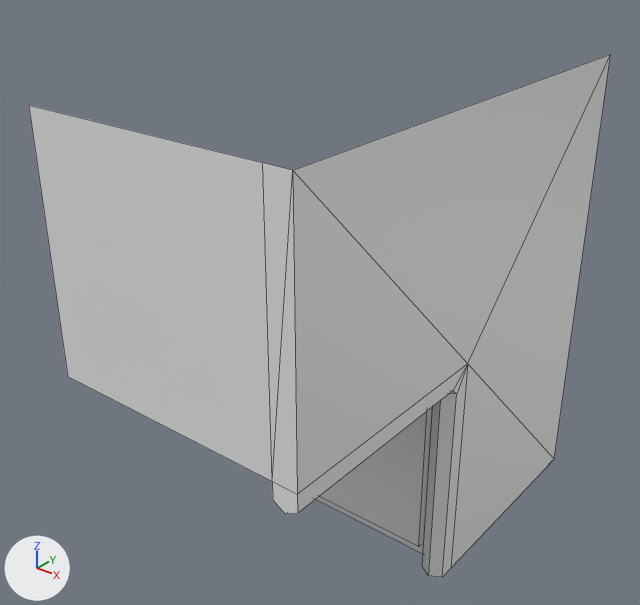
Before and after pictures for a commit that changed the OBJ model PestWars/models/kitchenCornerCabinet.obj.
Rendered twice from a 50 mm lens placed at (24.8, -16.2, 21.2), pointed at (4.3, 9.5, 5.2). The axes (+X, +Y, +Z) are drawn at lower left. The lights are the same throughout. Mesh edges are drawn as thin lines. Where no turn or scale is listed for an object, it has been applied to the vertices.
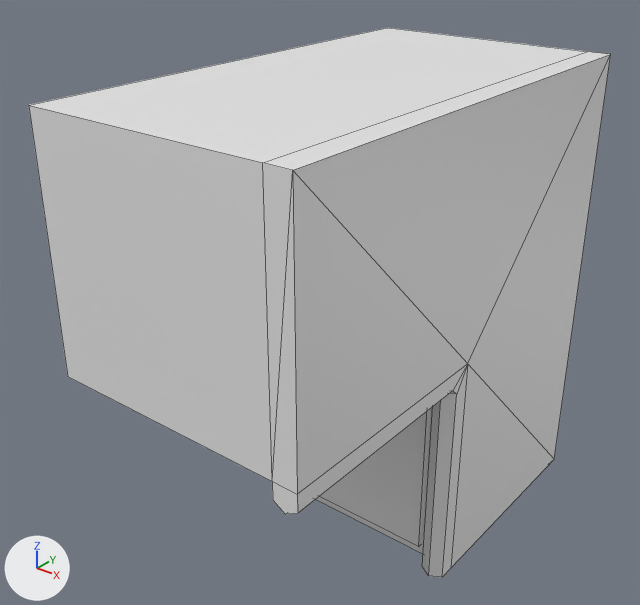
The newer file is also turned or shifted as a whole; pictures and numbers use the older file's frame.

The change, as a diff of the scene's bpy script:
```diff
--- a/PestWars/models/kitchenCornerCabinet.obj.py
+++ b/PestWars/models/kitchenCornerCabinet.obj.py
@@ me_cube_001 @@
 me_cube_001.from_pydata(...)  # 44 vertices, 36 faces; spans x 0.0..11.0, y 0.0..20.0, z -5.5..14.5
 # used by ob_cube_001; location = (0.0, 0.0, 0.0)
 # verts and faces of me_cube_001; kept vertices keep their numbers, new ones are numbered from 44
 # before: 0 (0.0, 0.0, 14.5) at pixel (28, 105), 4 (11.0, 0.0, 14.5) at pixel (292, 170), 21 (0.0, 20.0, -5.5), 25 (11.0, 20.0, -5.5) at pixel (554, 459), 41 (11.0, 20.0, 14.5) at pixel (610, 54)
 # before: 42 (10.0, 20.0, -5.5), 43 (10.0, 0.0, 14.5) at pixel (262, 162)
+# me_cube_001 part 1
+verts[44] = (0.0, 20.0, 14.5)  # pixel (387, 27)
+verts[45] = (10.0, 20.0, 14.5)  # pixel (587, 51)
+faces += [(4, 41, 45, 43), (0, 43, 45, 44), (25, 42, 45, 41), (21, 44, 45, 42)]
```

Where the change shows, as pixel boxes [x1, y1, x2, y2] in the pictures (640 x 605 px):
'Cube.001', reshaped: before [29, 54, 611, 577]; after [29, 28, 611, 577]
part 1 of me_cube_001, added: after [31, 28, 610, 170]
